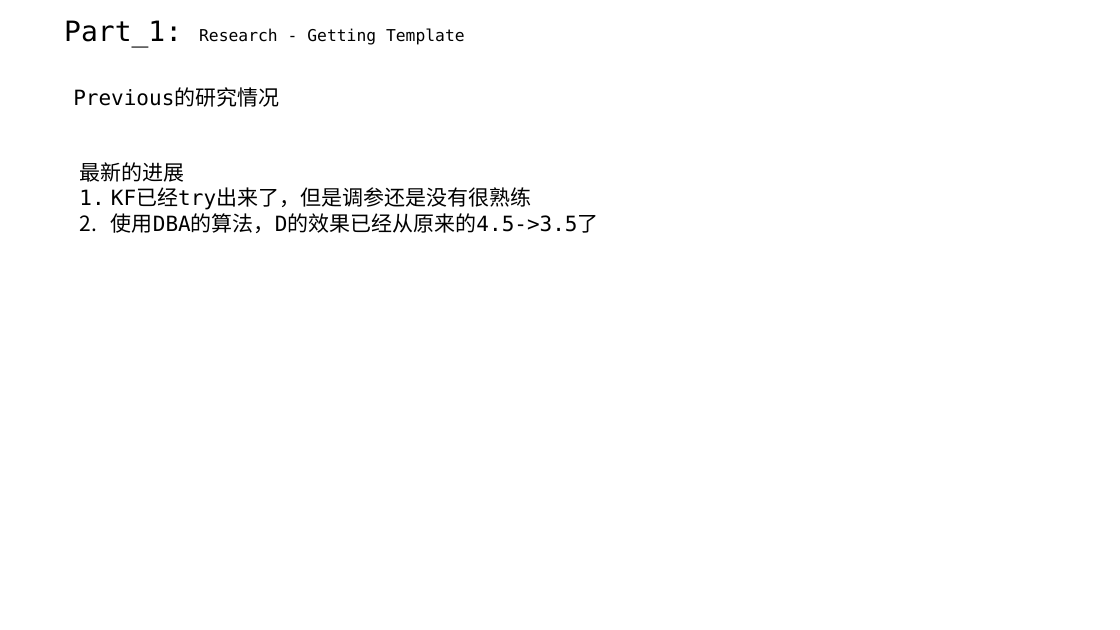
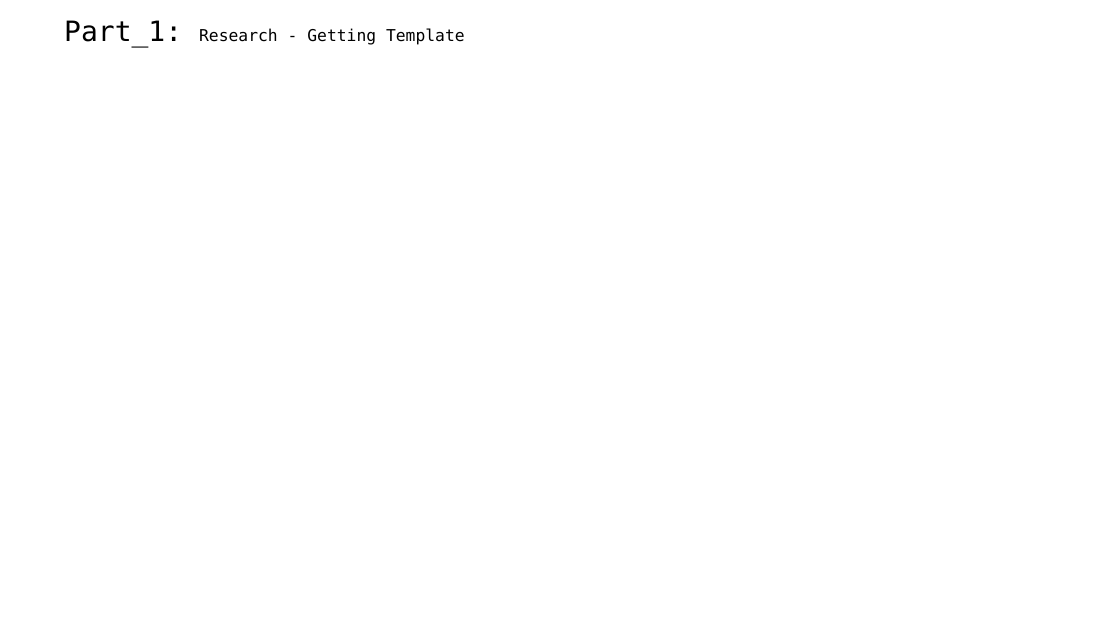
Before and after one commit to A-Big-Tortoise/Presentation, a slide deck: slide 7 of Presentation_1106_JiayuChen.pptx (slide 3 before the commit). Drawn at 1120x630 pixels with LibreOffice and Linux fonts; fonts in the diff are those of the drawing. Boxes give left, top, right and bottom in pixels: in the first picture for what was removed or moved away, otherwise in the second. Text is boxed around its words. In the diff, an @@ line names an element or a change of style, - is before the commit and + after.

```diff
--- a/Presentation_1106_JiayuChen.pptx
+++ b/Presentation_1106_JiayuChen.pptx
@@ text removed at (73,88,279,107) @@
-Previous的研究情况
@@ text removed at (79,162,599,233) @@
-最新的进展
-1. KF已经try出来了，但是调参还是没有很熟练
-2. 使用DBA的算法，D的效果已经从原来的4.5->3.5了
```
Also in this commit, not shown: 11 other slides changed, 4 slides added, 7 slides removed.
